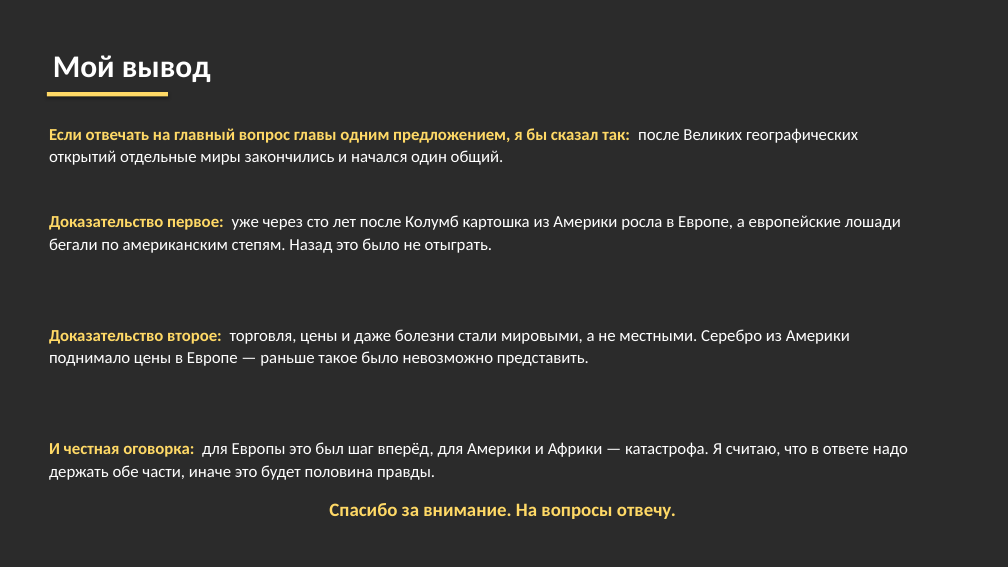
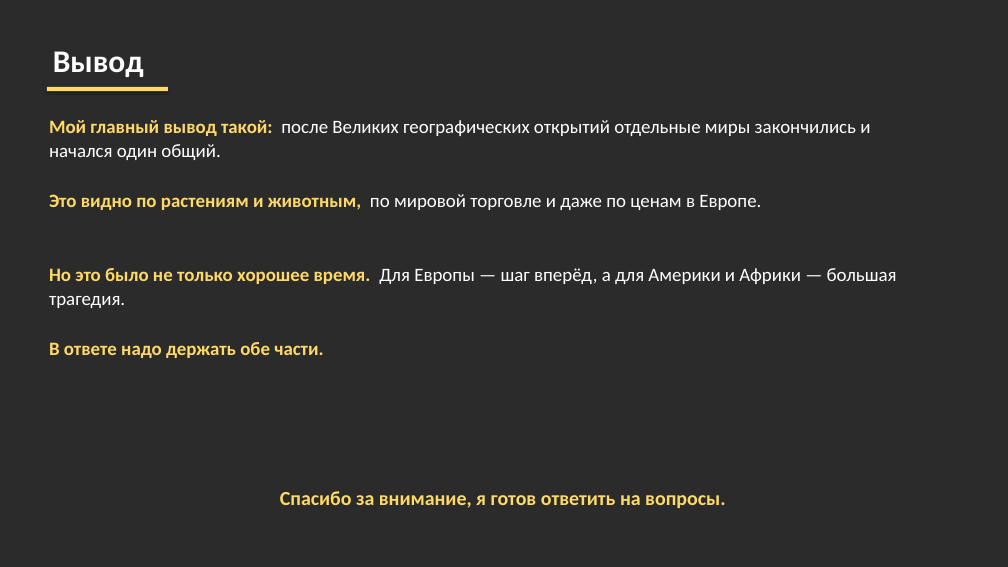
Before and after one commit to Artins200/slide, a slide deck: slide 19 of Великие_географические_открытия_Платонов_Артём_7Д.pptx. Drawn at 1008x567 pixels with LibreOffice and Linux fonts; fonts in the diff are those of the drawing; background and template pictures are left out; a plain dark background stands for a picture behind light text. Boxes give left, top, right and bottom in pixels: in the first picture for what was removed or moved away, otherwise in the second. Text is boxed around its words. In the diff, an @@ line names an element or a change of style, - is before the commit and + after.

```diff
--- a/Великие_географические_открытия_Платонов_Артём_7Д.pptx
+++ b/Великие_географические_открытия_Платонов_Артём_7Д.pptx
@@ text at (x1=53, y1=51, x2=144, y2=77): text changed @@
-Мой вывод
+Вывод
@@ rectangle moved from (x1=47, y1=92, x2=168, y2=97) to (x1=47, y1=87, x2=168, y2=91) @@
@@ text at (x1=49, y1=120, x2=870, y2=160): text changed; size 16 to 18 pt @@
-Если отвечать на главный вопрос главы одним предложением, я бы сказал так: после Великих географических открытий отдельные миры закончились и начался один общий.
+Мой главный вывод такой: после Великих географических открытий отдельные миры закончились и начался один общий.
@@ text at (x1=49, y1=194, x2=761, y2=210): text changed; size 16 to 18 pt @@
-Доказательство первое: уже через сто лет после Колумб картошка из Америки росла в Европе, а европейские лошади бегали по американским степям. Назад это было не отыграть.
+Это видно по растениям и животным, по мировой торговле и даже по ценам в Европе.
@@ text at (x1=49, y1=268, x2=897, y2=308): text changed; size 16 to 18 pt @@
-Доказательство второе: торговля, цены и даже болезни стали мировыми, а не местными. Серебро из Америки поднимало цены в Европе — раньше такое было невозможно представить.
+Но это было не только хорошее время. Для Европы — шаг вперёд, а для Америки и Африки — большая трагедия.
@@ text at (x1=49, y1=342, x2=323, y2=358): text changed; size 16 to 18 pt; text colour #FFFFFF to #FFD966; bold on @@
-И честная оговорка: для Европы это был шаг вперёд, для Америки и Африки — катастрофа. Я считаю, что в ответе надо держать обе части, иначе это будет половина правды.
+В ответе надо держать обе части.
@@ text at (x1=280, y1=491, x2=725, y2=508): text changed; size 18 to 19 pt @@
-Спасибо за внимание. На вопросы отвечу.
+Спасибо за внимание, я готов ответить на вопросы.
```
Also in this commit, not shown: 16 other slides changed, 3 slides added, 3 slides removed, 2 other files.
